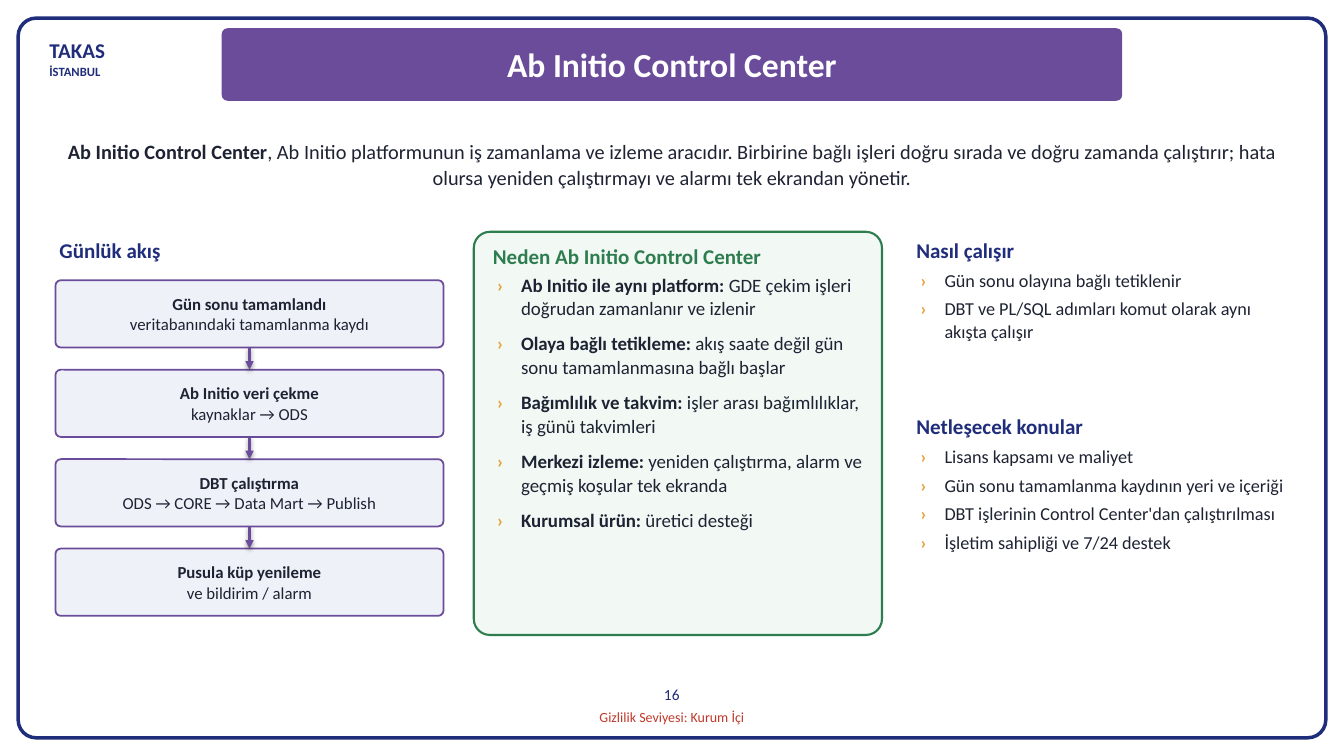
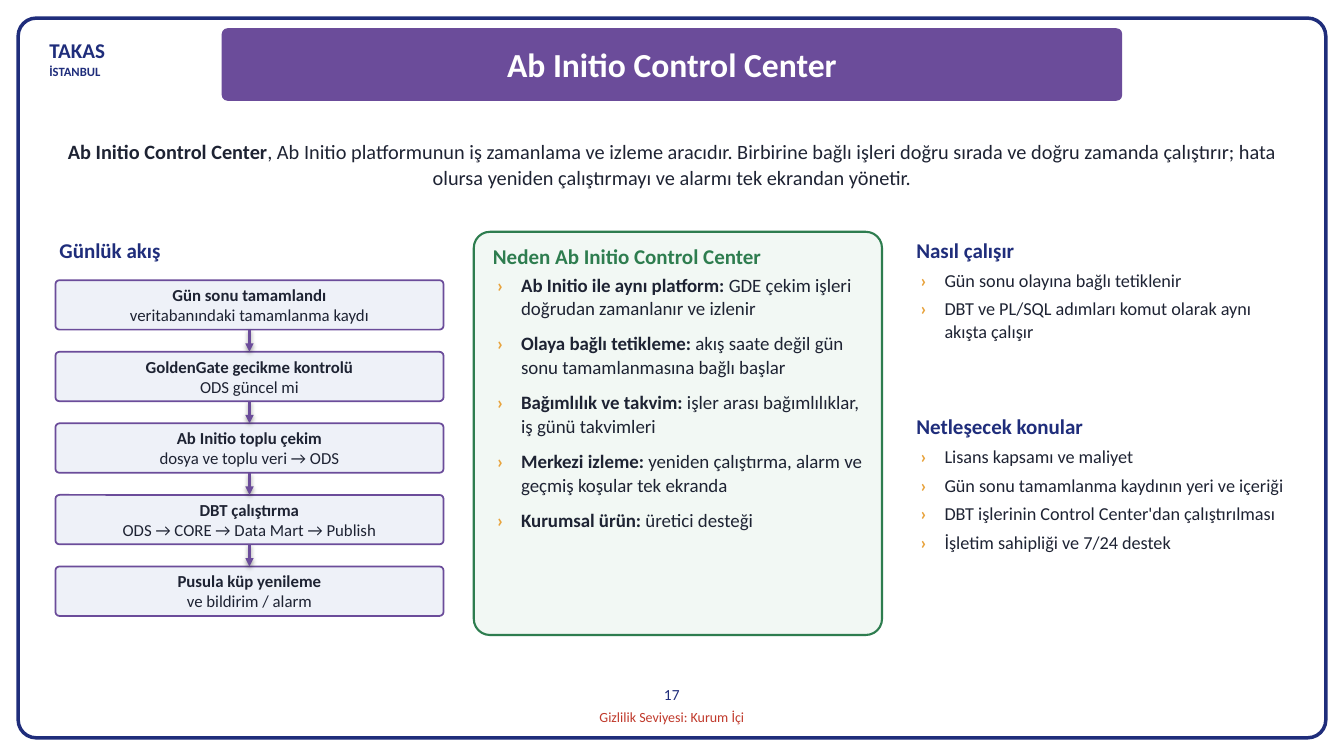
Before and after one commit to hanifidemirel0/Cursor-Projects, a slide deck: slide 20 of outputs/dwh-sunum-kasim-2026/5 - DWHSunum_Kasim2026.pptx (slide 18 before the commit). Drawn at 1344x756 pixels with LibreOffice and Linux fonts; fonts in the diff are those of the drawing. Boxes give left, top, right and bottom in pixels: in the first picture for what was removed or moved away, otherwise in the second. Text is boxed around its words. In the diff, an @@ line names an element or a change of style, - is before the commit and + after.

```diff
--- a/outputs/dwh-sunum-kasim-2026/5 - DWHSunum_Kasim2026.pptx
+++ b/outputs/dwh-sunum-kasim-2026/5 - DWHSunum_Kasim2026.pptx
@@ rounded rectangle "Gün sonu tamamlandı": place and size @@
-rounded rectangle "Gün sonu tamamlandı" at bbox=[55, 280, 444, 348]
+rounded rectangle "Gün sonu tamamlandı" at bbox=[55, 280, 444, 330]
@@ rounded rectangle added at bbox=[55, 352, 444, 401], fill #EEF1F8, outline #6B4C9A 1.25 pt, 12 pt, text #1E2333, bold @@
+GoldenGate gecikme kontrolü
+ODS güncel mi
@@ arrow moved from (250, 348) - (250, 370) to (250, 330) - (250, 352) @@
@@ arrow moved from (250, 437) - (250, 459) to (250, 401) - (250, 423) @@
@@ rounded rectangle "Ab Initio toplu çekim": place and size @@
-rounded rectangle "Ab Initio toplu çekim" at bbox=[55, 370, 444, 438]
+rounded rectangle "Ab Initio toplu çekim" at bbox=[55, 423, 444, 473]
@@ text in rounded rectangle at bbox=[160, 432, 339, 467]: text changed; bold off @@
-Ab Initio veri çekme
-kaynaklar → ODS
+Ab Initio toplu çekim
+dosya ve toplu veri → ODS
@@ arrow added from (250, 473) to (250, 495), #6B4C9A 2 pt @@
@@ rounded rectangle "DBT çalıştırma": place and size @@
-rounded rectangle "DBT çalıştırma" at bbox=[55, 459, 444, 526]
+rounded rectangle "DBT çalıştırma" at bbox=[55, 495, 444, 544]
@@ rounded rectangle "Pusula küp yenileme": place and size @@
-rounded rectangle "Pusula küp yenileme" at bbox=[55, 548, 444, 616]
+rounded rectangle "Pusula küp yenileme" at bbox=[55, 567, 444, 616]
@@ arrow moved from (250, 526) - (250, 548) to (250, 544) - (250, 567) @@
@@ text at bbox=[664, 690, 680, 700]: text changed @@
-16
+17
```
Also in this commit, not shown: 11 other slides changed, 2 slides added, 5 other files.
